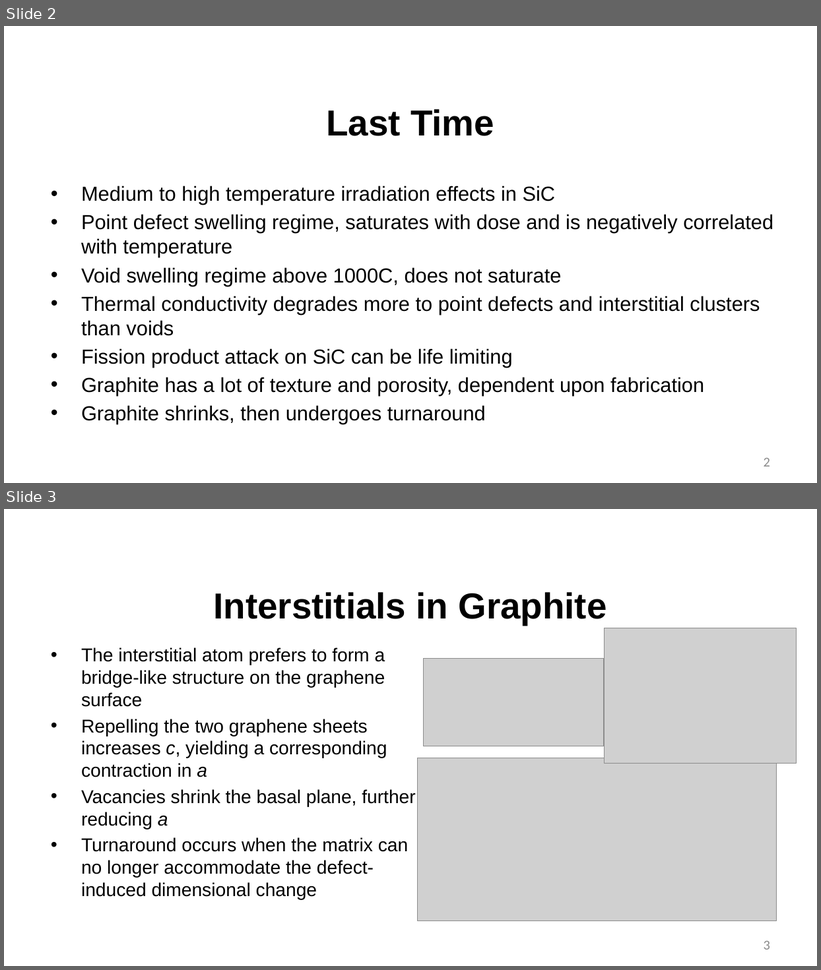
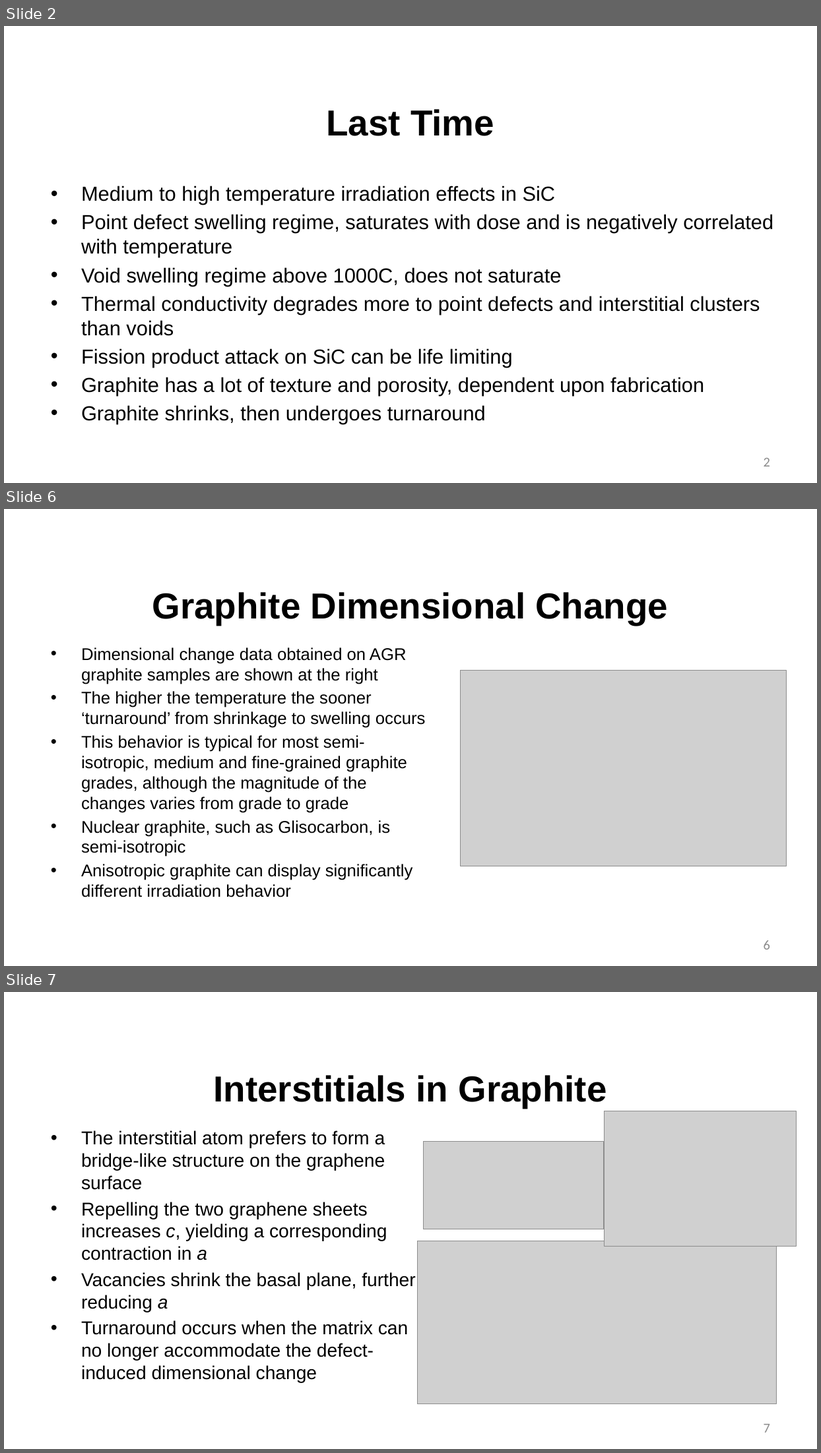
Before and after one commit to benbeeler/TEACHING, a slide deck: Advanced Reactor Materials/Fall2025/Lec5_TRISO.pptx. Shown one above the other, each under a label of ours: slides 2 and 3 before the commit, slides 2, 6 and 7 after it; the slides between them are not shown. The pictures are 821x970 and 821x1453 pixels, drawn with LibreOffice and Linux fonts; fonts in the diff are those of the drawing; grey boxes stand for pictures; background and template pictures are left out. Boxes give left, top, right and bottom in pixels: in the first picture for what was removed or moved away, otherwise in the second. Text is boxed around its words. In the diff, an @@ line names an element or a change of style, - is before the commit and + after.

```diff
--- a/Advanced Reactor Materials/Fall2025/Lec5_TRISO.pptx
+++ b/Advanced Reactor Materials/Fall2025/Lec5_TRISO.pptx
@@ slide 6 added at (4, 509, 817, 966), background #FFFFFF @@
@@ title added at (152, 592, 668, 625), 42.7 pt, text #000000, bold @@
+Graphite Dimensional Change
@@ text added at (81, 648, 426, 898), 20 pt, text #000000 @@
+• Dimensional change data obtained on AGR graphite samples are shown at the right
+• The higher the temperature the sooner ‘turnaround’ from shrinkage to swelling occurs
+• This behavior is typical for most semi-isotropic, medium and fine-grained graphite grades, although the magnitude of the changes varies from grade to grade
+• Nuclear graphite, such as Glisocarbon, is semi-isotropic
+• Anisotropic graphite can display significantly different irradiation behavior
@@ picture added at (460, 671, 787, 867) @@
@@ page number added at (764, 941, 770, 950), 16 pt, text #8C8C8C @@
+6
@@ what was slide 3 is now slide 7 @@
@@ page number at (764, 1424, 770, 1433): text changed @@
-3
+7
```
Also in this commit, not shown: 1 slide changed, 3 other slides added, 6 other files.
